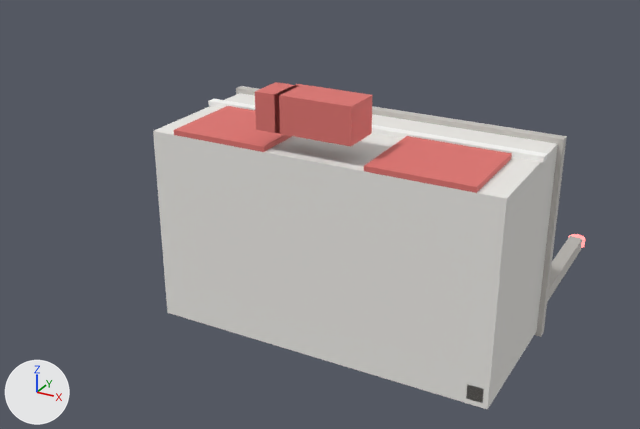
What one commit did to the glTF model ClientWeb/src/assets/models/civic/fire_station.glb.
Before and after are seen from a 50 mm lens placed at (1.43, -2.54, 1.47), pointed at (-0.16, 0.35, 0.03). The axes (+X, +Y, +Z) are drawn at lower left. The lights are the same throughout. The older version comes first. Vertices at exactly the same position are counted once.

Objects in the first picture: 'FireStation'.
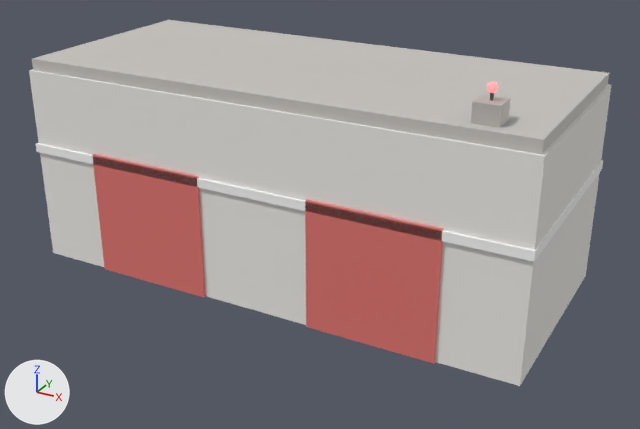
Patch to the scene script:
```diff
--- a/ClientWeb/src/assets/models/civic/fire_station.glb.py
+++ b/ClientWeb/src/assets/models/civic/fire_station.glb.py
@@ mat_lamprod_mat @@
+mat_lamprod_mat = principled_material('LampRod_Mat')
+mat_lamprod_mat.base_color = (0.133, 0.133, 0.133)  # dark grey #666666
+mat_lamprod_mat.metallic = 0.5
+mat_lamprod_mat.roughness = 0.7
@@ me_cube @@
 # used by ob_firestation; location = (0.0, 0.3, 0.0); scale = (1.4, 0.6, 0.8)
-me_cube.from_pydata(...)  # 80 vertices, 124 faces; spans x -0.51..0.51, y -0.5..1.93, z -0.52..0.77
+me_cube.from_pydata(...)  # 142 vertices, 244 faces; spans x -0.91..0.91, y -0.4..0.4, z 0.0..0.85
+# me_cube part 1: a new loose piece, a box spanning x -0.9..0.9, y -0.39..0.39, z 0.0..0.7, in mat_mainbuilding_mat (white #edebe7)
+# me_cube part 2: a new loose piece, a box spanning x -0.905..0.905, y -0.4..0.4, z 0.405..0.435, in mat_whiteband_mat (white #fbfbf8)
+# me_cube part 3: a new loose piece, a box spanning x -0.64..-0.2, y -0.4..-0.38, z 0.0..0.44, in mat_garagedoor__0_4_mat (pink #e57873)
+# me_cube part 4: a new loose piece, a box spanning x 0.2..0.64, y -0.4..-0.38, z 0.0..0.44, in mat_garagedoor_0_4_mat (pink #e57873)
+# me_cube part 5: a new loose piece, a box spanning x -0.89..0.89, y -0.38..0.38, z 0.7..0.74, in mat_roof_mat (light grey #ccc8c4)
+# me_cube part 6: a new loose piece, a box spanning x 0.68..0.76, y -0.34..-0.26, z 0.0..0.8, in mat_poletower_mat (light grey #ccc8c4)
+# me_cube part 7: a new loose piece, a UV sphere (12 segments, 6 rings, poles along z) spanning x 0.705..0.735, y -0.315..-0.285, z 0.82..0.85, in mat_warnlamp_mat (red #ff7878, glowing red #ff7878)
+# me_cube part 8: the loose piece of 16 vertices spanning x 0.44..0.49, y 1.8..1.93, z -0.46..-0.41 is deleted
+# me_cube part 9: the loose piece of 8 vertices spanning x -0.5..0.5, y -0.5..0.5, z -0.5..0.5 is deleted
+# me_cube part 10: the loose piece of 8 vertices spanning x 0.14..0.43, y -0.5..0.1, z 0.5..0.52 is deleted
+# me_cube part 11: the loose piece of 8 vertices spanning x -0.11..0.11, y -0.5..-0.23, z 0.6..0.77 is deleted
+# me_cube part 12: the loose piece of 8 vertices spanning x -0.51..0.51, y 0.5..0.57, z -0.52..0.52 is deleted
+# me_cube part 13: the loose piece of 8 vertices spanning x 0.44..0.49, y -0.5..1.83, z -0.47..-0.4 is deleted
+# me_cube part 14: the loose piece of 8 vertices spanning x -0.16..-0.09, y -0.5..-0.27, z 0.6..0.77 is deleted
+# me_cube part 15: the loose piece of 8 vertices spanning x -0.51..0.51, y 0.13..0.2, z 0.5..0.52 is deleted
+# me_cube part 16: the loose piece of 8 vertices spanning x -0.43..-0.14, y -0.5..0.1, z 0.5..0.52 is deleted
+# other edits to the shape of me_cube do not show in these pictures
 me_cube.materials.append(mat_mainbuilding_mat)
@@ me_cube @@
 me_cube.materials.append(mat_firetruckcab_mat)
+me_cube.materials.append(mat_lamprod_mat)  # dark grey #666666
@@ ob_firestation @@
 ob_firestation = bpy.data.objects.new('FireStation', me_cube)
-ob_firestation.location = (0.0, 0.3, 0.0)
-ob_firestation.scale = (1.4, 0.6, 0.8)
+ob_firestation.location = (0.0, 0.0, 0.0)
```

Pixel boxes (x1, y1, x2, y2) of what changed, in the pictures (640 x 429 px):
'FireStation', reshaped, moved, rescaled (35% wider, 12% taller)
    before: (153, 82, 585, 410)
    after: (29, 20, 611, 386)
part 1 of me_cube, added
    after: (29, 69, 611, 386)
part 2 of me_cube, added
    after: (36, 143, 603, 261)
part 3 of me_cube, added
    after: (92, 154, 206, 298)
part 4 of me_cube, added
    after: (305, 199, 444, 363)
part 5 of me_cube, added
    after: (32, 20, 609, 154)
part 6 of me_cube, added
    after: (471, 94, 511, 128)
part 7 of me_cube, added
    after: (487, 82, 498, 93)
part 8 of me_cube, deleted
    before: (568, 234, 585, 248)
part 9 of me_cube, deleted
    before: (153, 93, 558, 410)
part 10 of me_cube, deleted (pink)
    before: (364, 136, 512, 193)
part 11 of me_cube, deleted
    before: (274, 84, 373, 147)
part 12 of me_cube, deleted
    before: (236, 86, 567, 337)
part 13 of me_cube, deleted
    before: (466, 236, 582, 403)
part 14 of me_cube, deleted
    before: (255, 82, 298, 134)
part 15 of me_cube, deleted
    before: (208, 99, 547, 162)
part 16 of me_cube, deleted (pink)
    before: (174, 106, 292, 152)
